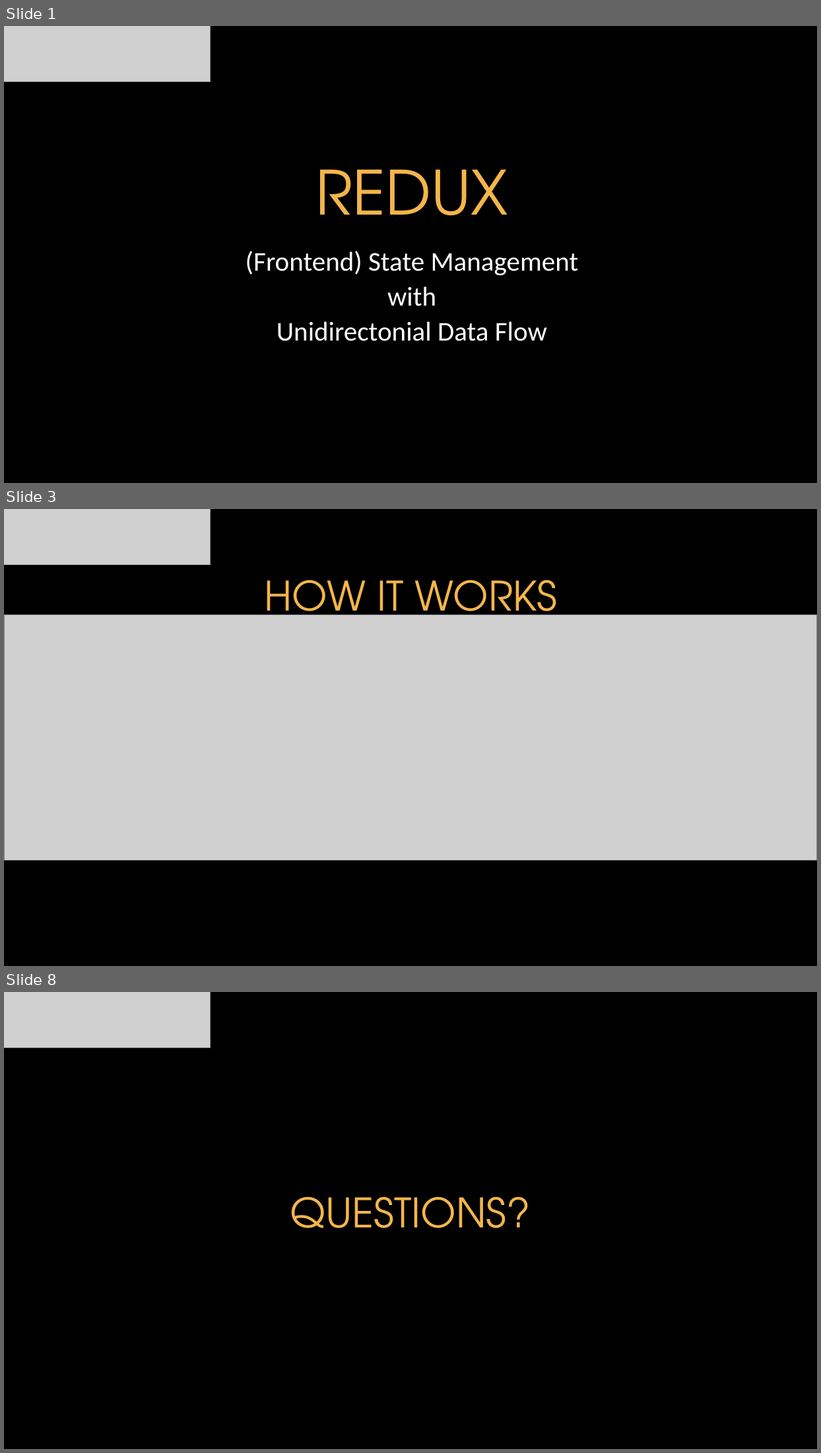
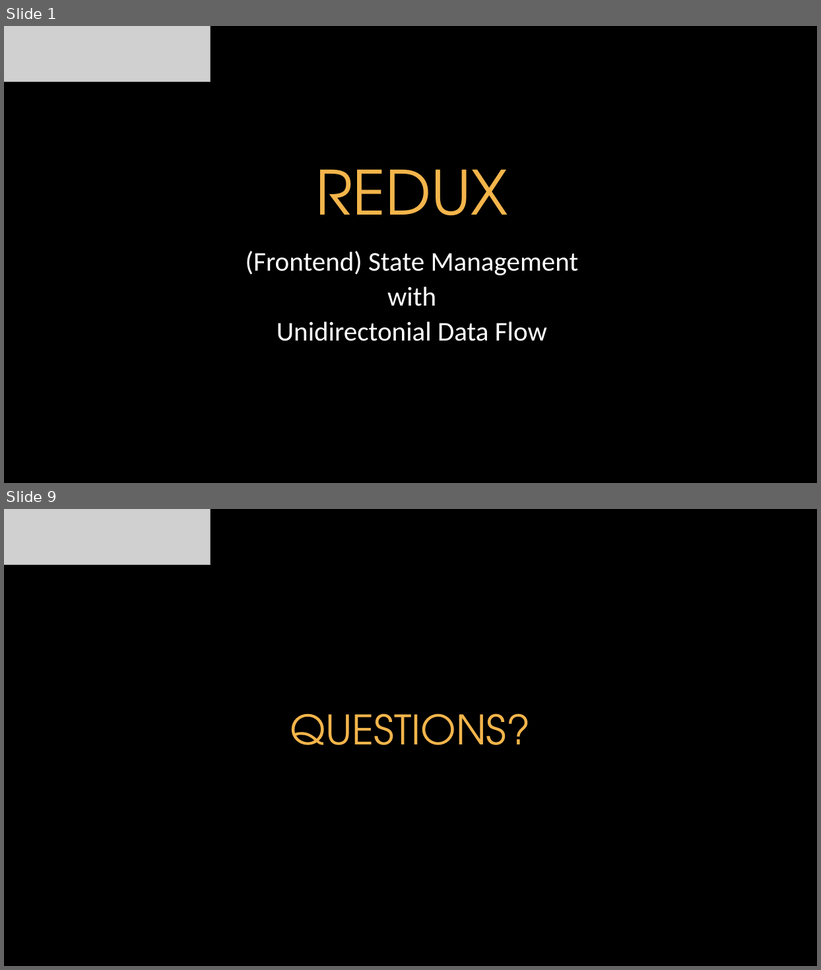
Before and after one commit to itenium-be/Redux, a slide deck: Redux.pptx. Shown one above the other, each under a label of ours: slides 1, 3 and 8 before the commit, slides 1 and 9 after it; the slides between them are not shown. The pictures are 821x1453 and 821x970 pixels, drawn with LibreOffice and Linux fonts; fonts in the diff are those of the drawing; grey boxes stand for pictures; background and template pictures are left out. Boxes give left, top, right and bottom in pixels: in the first picture for what was removed or moved away, otherwise in the second. Text is boxed around its words. In the diff, an @@ line names an element or a change of style, - is before the commit and + after.

```diff
--- a/Redux.pptx
+++ b/Redux.pptx
@@ slide 3 removed at <box>4,509,817,966</box>, background picture (left out) @@
@@ picture removed at <box>4,509,210,565</box> @@
@@ title removed at <box>265,580,557,630</box> @@
-HOW IT WORKS
@@ picture removed at <box>4,615,817,860</box> @@
@@ what was slide 8 is now slide 9 @@
```
Also in this commit, not shown: 3 slides changed, 6 slides added, 3 other slides removed.
